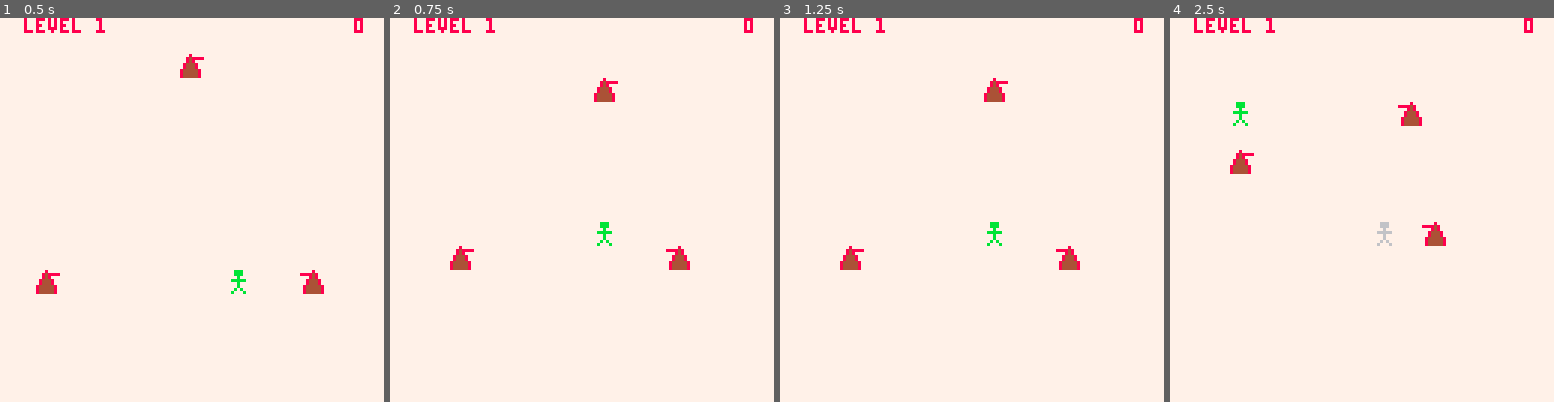
Above: before the commit, frames 1-4 (left to right).
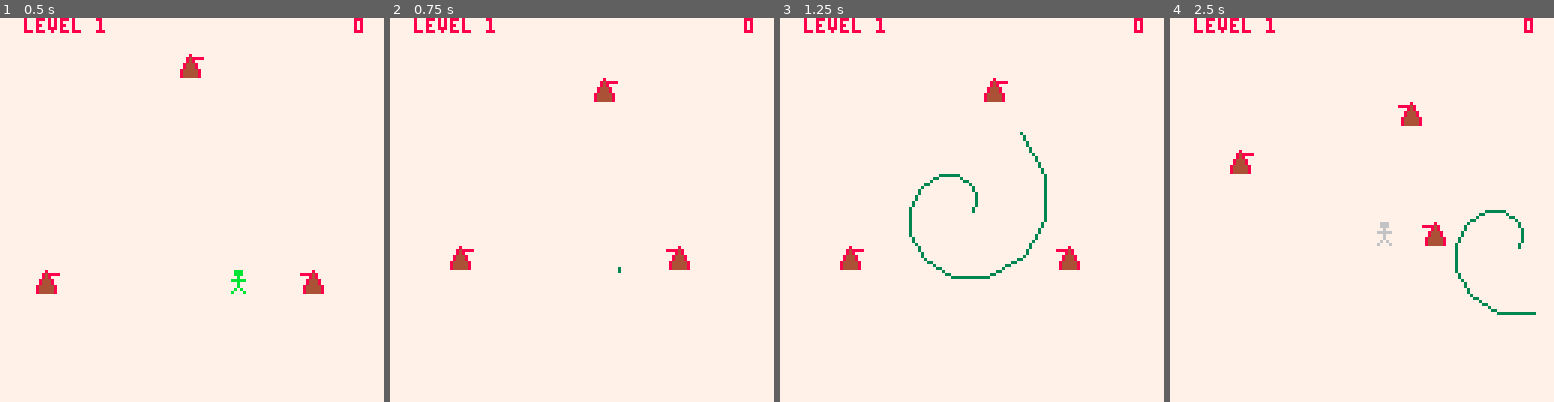
Above: after the commit, the same moments.

Repository: metageek/time-twister
Game: PICO-8 cartridge pico-8/tt.p8
Same seed, same stepped clock (60 frames per second), same inputs: the game is played once before the commit and once after it.
Inputs:
- Up to frame 1 (0.5 s): no input
- Up to frame 2 (0.75 s): tap O (Z key) at 0.7 s
- Up to frame 3 (1.25 s): no input
- Up to frame 4 (2.5 s): hold Right 1.6-2.1 s; tap O (Z key) at 1.7, 2.1 s; hold Up 2.15-2.42 s; hold Right from 2.47 s (still down)

Frame 1 is identical in both runs. In frame 2, 0.1% of the frame differs, in the area x 53-61%, y 53-67%; in frame 3, 0.9%, in the area x 33-70%, y 29-68%; in frame 4, 0.5%.

Commit message:
Adding an animation on teleport

Diff:
--- a/pico-8/tt.lua
+++ b/pico-8/tt.lua
@@ -102,6 +102,9 @@
    p.wonFlipped = true
    p.wonFlippedTicksLeft = 15
    p.wonDanceStepsLeft = 6
+   p.runningTeleporting = false
+   p.runningTeleportFrames = 0
+   p.teleportedFrom = nil
 
    p.dx = function ()
       if btnp(1)
@@ -143,6 +146,10 @@
          recordedPlayers[#recordedPlayers + 1] = mkRecordedPlayer(p.x0, p.y0, p.moves)
          p.moves = {}
          p.ticksSinceMove = 0
+
+         p.runningTeleporting = true
+         p.teleportedFrom = { x = p.x+ 4, y = p.y + 4}
+         p.runningTeleportFrames = 0
 
          local dest = rndSafePos(swarm.robots)
          p.x = dest.x
@@ -171,9 +178,55 @@
       return
    end
 
+   p.spiral = function ()
+      local x = 0
+      local y = 0
+      local steps = 0
+      if p.runningTeleportFrames >= 15
+      then
+         x = p.x
+         y = p.y
+         steps = 30 - p.runningTeleportFrames
+      else
+         x = p.teleportedFrom.x
+         y = p.teleportedFrom.y
+         steps = p.runningTeleportFrames
+      end
+
+      local dth = 30 / 360
+      local th = dth
+      local ds = 1
+      local s = ds
+
+
+      for i = 0, steps
+      do
+         local newx = x + s * cos(th)
+         local newy = y + s * sin(th)
+
+         line(x, y, newx, newy, 3)
+
+         s += ds
+         th += dth
+         x = newx
+         y = newy
+      end
+   end
+
    p.draw = function()
       if p.state == 0
-      then spr(1, p.x + 4, p.y + 4)
+      then
+         if p.runningTeleporting
+         then
+            p.spiral()
+            p.runningTeleportFrames += 1
+            if p.runningTeleportFrames == 30
+            then
+               p.runningTeleporting = false
+            end
+         else
+            spr(1, p.x + 4, p.y + 4)
+         end
       elseif p.state == 1
       then
          say("You won level " .. tostr(level) .. "!")
